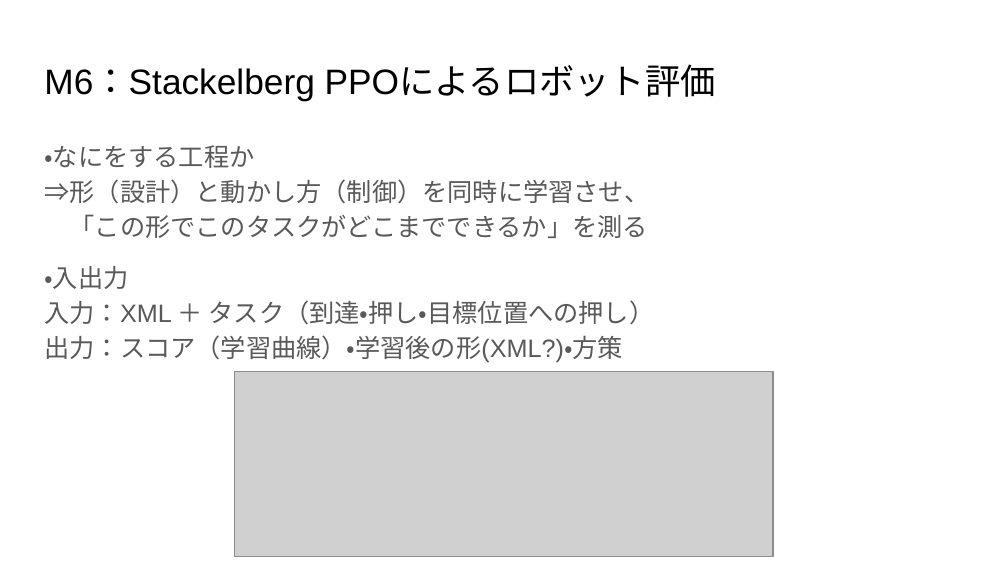
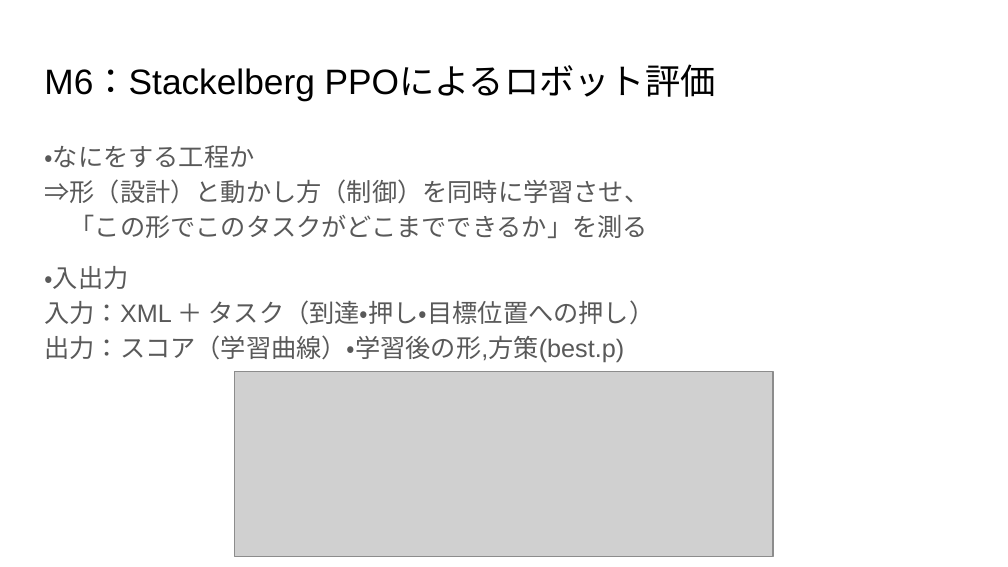
Before and after one commit to 233301koshiro/StackelbergPPO, a slide deck: slide 23 of docs/研究応用/執筆/システムフロー解説(M1~M7).pptx (slide 17 before the commit). Drawn at 1008x567 pixels with LibreOffice and Linux fonts; fonts in the diff are those of the drawing; grey boxes stand for pictures. Boxes give left, top, right and bottom in pixels: in the first picture for what was removed or moved away, otherwise in the second. Text is boxed around its words. In the diff, an @@ line names an element or a change of style, - is before the commit and + after.

```diff
--- a/docs/研究応用/執筆/システムフロー解説(M1~M7).pptx
+++ b/docs/研究応用/執筆/システムフロー解説(M1~M7).pptx
@@ text at [44, 266, 655, 362]: text changed @@
-・入出力
-入力：XML ＋ タスク（到達・押し・目標位置への押し）
-出力：スコア（学習曲線）・学習後の形(XML?)・方策
+・入出力
+入力：XML ＋ タスク（到達・押し・目標位置への押し）
+出力：スコア（学習曲線）・学習後の形,方策(best.p)
```
Also in this commit, not shown: 13 other slides changed, 6 slides added, 10 other files.
